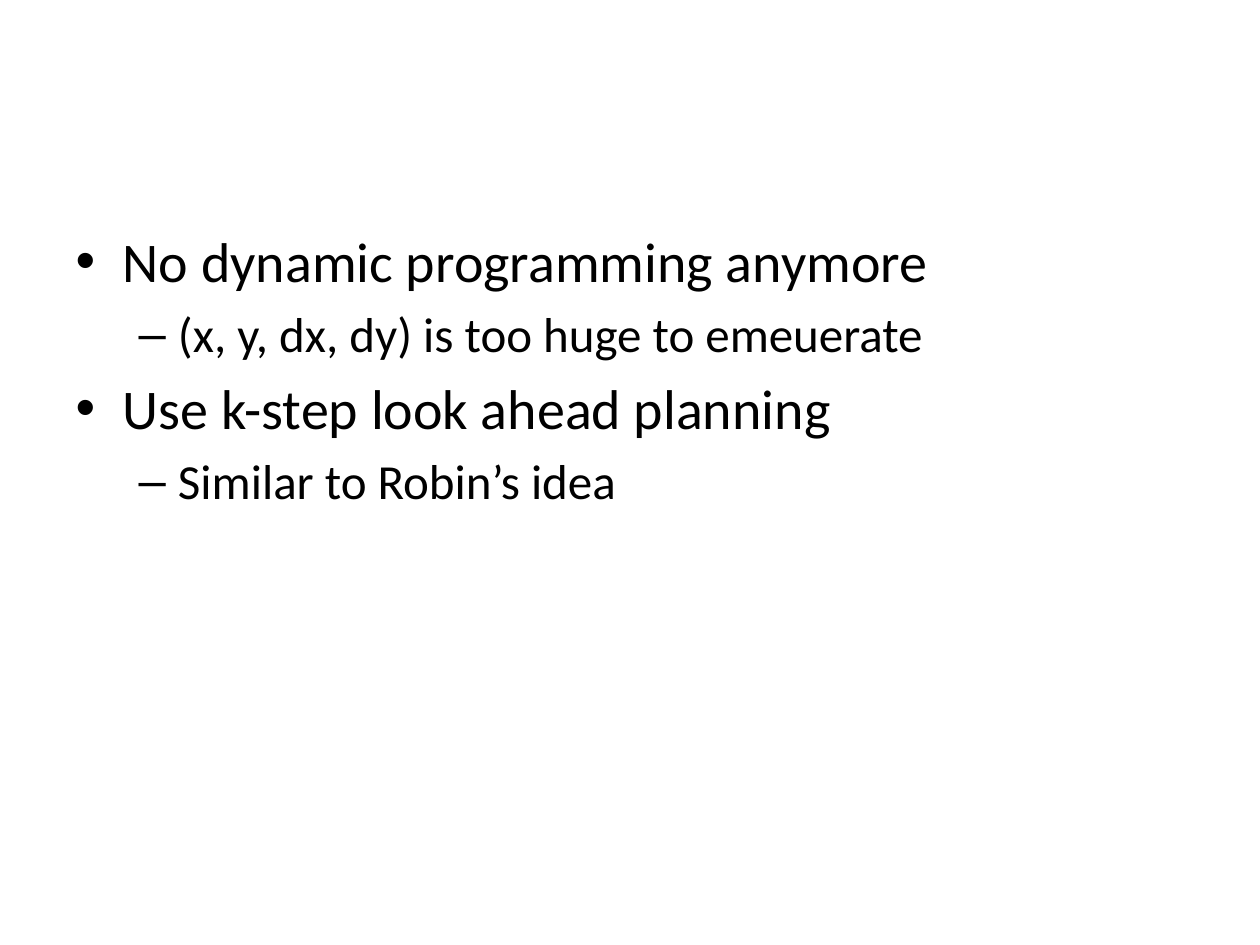
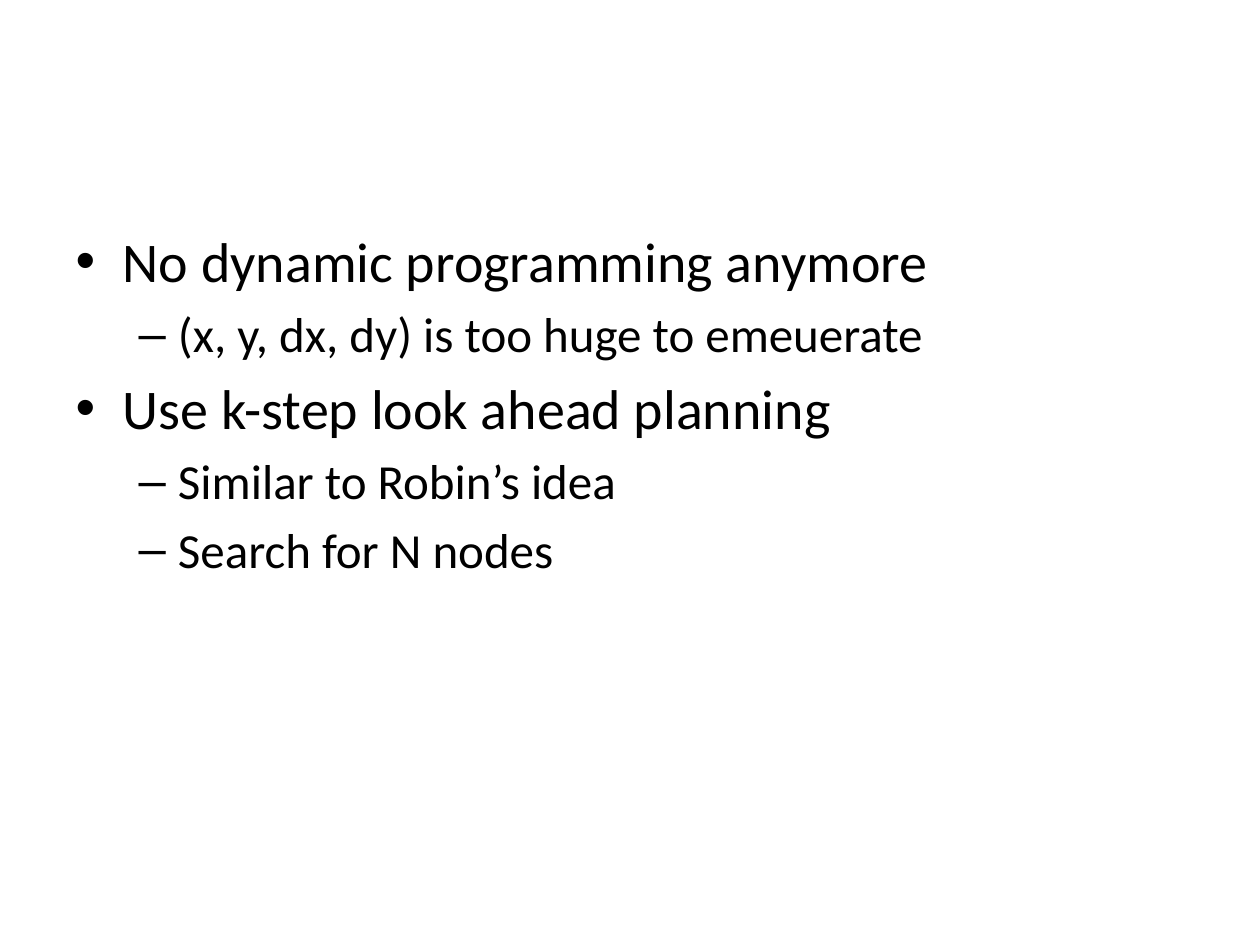
Before and after one commit to lono175/Thesis, a slide deck: slide 44 of OptimalPlanning.pptx (slide 24 before the commit). Drawn at 1260x945 pixels with LibreOffice and Linux fonts; fonts in the diff are those of the drawing. Boxes give left, top, right and bottom in pixels: in the first picture for what was removed or moved away, otherwise in the second. Text is boxed around its words. In the diff, an @@ line names an element or a change of style, - is before the commit and + after.

```diff
--- a/OptimalPlanning.pptx
+++ b/OptimalPlanning.pptx
@@ text at <box>178,534,554,569</box>: paragraph added @@
+  – Search for N nodes
```
Also in this commit, not shown: 9 other slides changed, 26 slides added, 1 slide removed.
